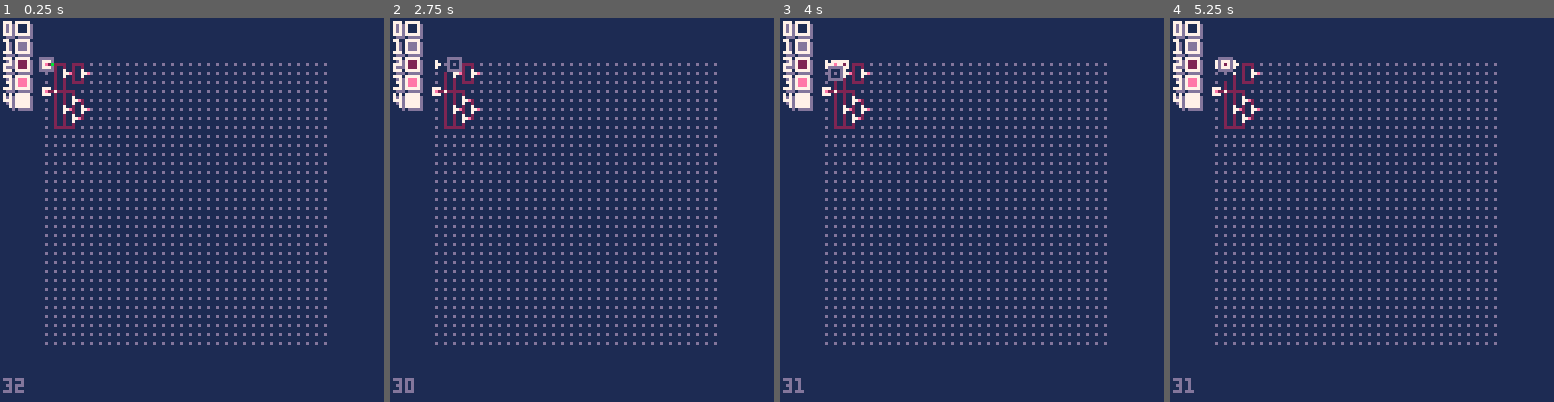
Above: before the commit, frames 1-4 (left to right).
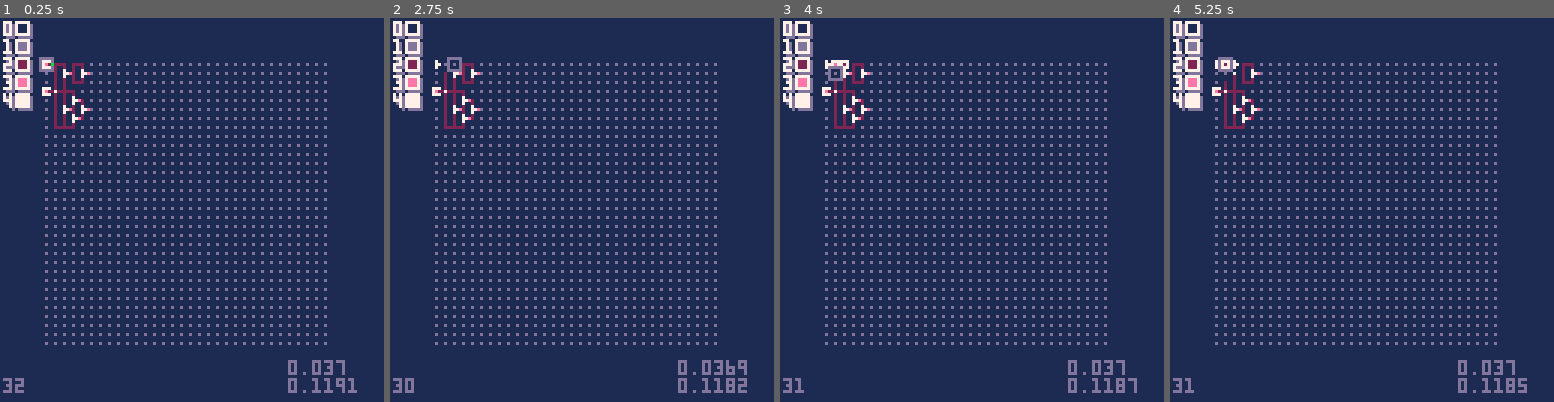
Above: after the commit, the same moments.

Repository: SestrenExsis/NANDGate
Game: PICO-8 cartridge nandgate.p8
Two runs of this game, one before a commit and one after it. Both use one fixed random seed, a clock stepped at 60 frames per second and the inputs below.
Inputs:
- Up to frame 1 (0.25 s): no input
- Up to frame 2 (2.75 s): tap X (X key) at 0.33, 1.07, 1.85 s; tap O (Z key) at 0.7, 1.7, 2.1, 2.5 s; hold Right 1.6-2.1 s; hold Up 2.15-2.42 s; hold Right from 2.47 s (still down)
- Up to frame 3 (4 s): tap O (Z key) at 2.9, 3.3, 3.7 s; tap X (X key) at 2.97 s; release Right at 3.03 s; hold Left 3.08-3.58 s; hold Down 3.63-3.97 s
- Up to frame 4 (5.25 s): hold Right 4.02-4.68 s; tap X (X key) at 4.08, 5.2 s; tap O (Z key) at 4.1, 4.5, 4.9 s; hold Up 4.73-5.03 s; hold Left from 5.08 s (still down)

The runs differ from the first frame. In frame 1, 0.5% of the frame differs, in the area x 75-93%, y 89-98%; in frame 2, 0.7%; in frame 3, 0.6%; in frame 4, 0.6%.

Commit message:
Draw feed outs correctly

Diff:
--- a/nandgate.p8
+++ b/nandgate.p8
@@ -511,6 +511,10 @@
 			end
 		elseif dvcn=="feed" then
 			pset(sx,sy,4)
+			local tk={0,0,0,0,0,0,0,0,0}
+			for out in all(dvc.tiks) do
+				tk[out]=1
+			end
 			for out in all(dvc.outs) do
 				local ofs=_grid.dirs[out]
 				local nidx=idx+ofs
@@ -526,9 +530,7 @@
 					local d=_dirs[out]
 					local dx=d[1]
 					local dy=d[2]
-					if (
-						dvc.tiks[out]==_tick
-					) then
+					if tk[out]==1 then
 						c=3
 					end
 					line(
@@ -545,6 +547,8 @@
 	rect(sx-2,sy-2,sx+2,sy+2,1)
 	-- draw debug info
 	print(#_grid.dvcs,1,120,1)
+	print(stat(0)/2048,96,114,1)
+	print(stat(1),96,120,1)
 	local cidx=(_gy-1)*_grid.wd+_gx
 	local cdvc=_grid.dat[cidx]
 	if (
